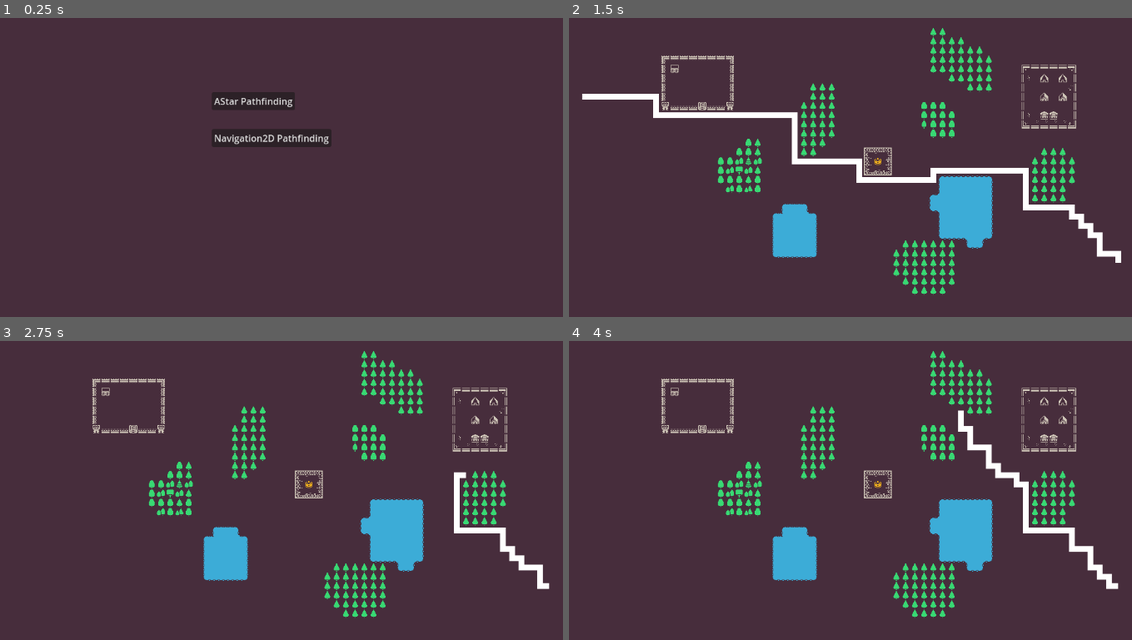
Above: before the commit, frames 1-4 (two rows, left to right).
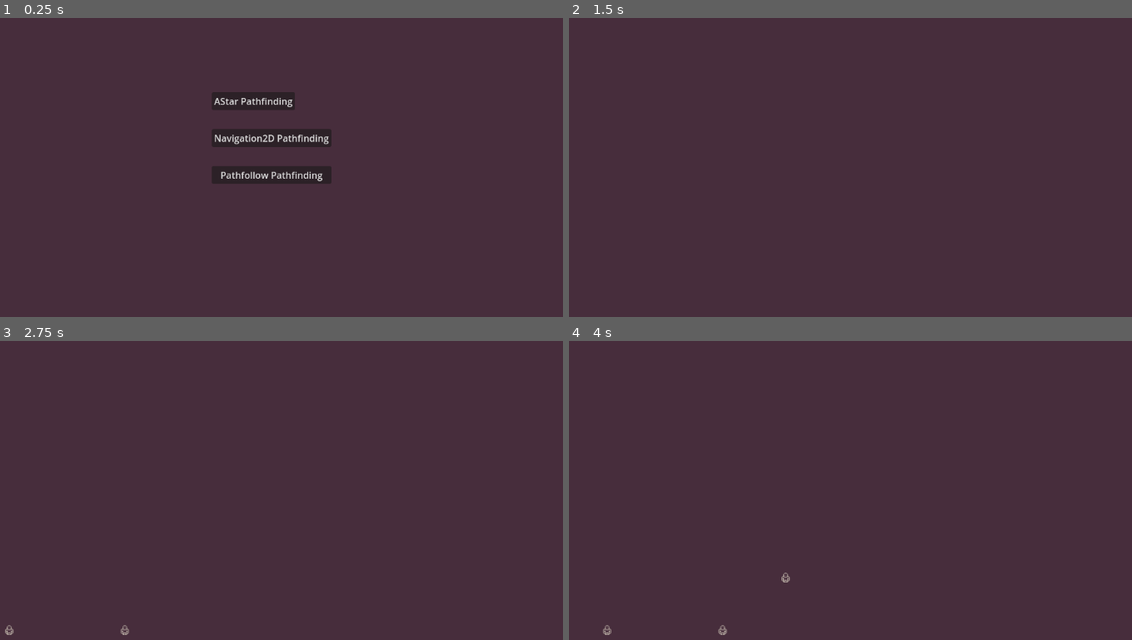
Above: after the commit, the same moments.

Repository: koniin/GodotTilemapNavigation
Game: Godot game, scene res://main.tscn
Same seed, same stepped clock (60 frames per second), same inputs: the game is played once before the commit and once after it.
Inputs (mouse positions are in pixels of both pictures, inside the frame that each line leads up to):
- Up to frame 1 (0.25 s): no input
- Up to frame 2 (1.5 s): click (839, 173) at 0.5 s, where only the run after the commit has a clickable "Pathfollow Pathfinding"; click (822, 101) at 1.25 s, where only the run before the commit has a clickable "AStar Pathfinding"
- Up to frame 3 (2.75 s): move the mouse to (467, 472) at 2.02 s; click (467, 472) at 2.17 s
- Up to frame 4 (4 s): move the mouse to (760, 511) at 2.77 s; click (760, 511) at 2.92 s; move the mouse to (957, 409) at 3.52 s; click (957, 409) at 3.67 s

The runs differ from the first frame. In frame 1, 1.1% of the frame differs, in the area x 37-59%, y 49-56%; in frame 2, 11%, in the area x 2-99%, y 3-93%; in frame 3, 8.8%; in frame 4, 9.3%.

Commit message:
pathfollow with randomly generated path

Diff:
--- /dev/null
+++ b/PathFollower.gd
@@ -0,0 +1,6 @@
+extends PathFollow2D
+
+var speed = 200
+
+func _process(delta):
+	set_progress(get_progress() + speed * delta)
--- a/main.gd
+++ b/main.gd
@@ -3,3 +3,4 @@
 func _ready():
 	$AStar.pressed.connect(func(): get_tree().change_scene_to_file("res://astar_pathfinding.tscn"))
 	$Navigation2D.pressed.connect(func(): get_tree().change_scene_to_file("res://navigation_2d_pathfinding.tscn"))
+	$PathFollow.pressed.connect(func(): get_tree().change_scene_to_file("res://pathfollow.tscn"))
--- a/main.tscn
+++ b/main.tscn
@@ -22,3 +22,11 @@
 offset_right = 497.0
 offset_bottom = 287.0
 text = "Navigation2D Pathfinding"
+
+[node name="PathFollow" type="Button" parent="."]
+layout_mode = 0
+offset_left = 384.0
+offset_top = 320.0
+offset_right = 591.0
+offset_bottom = 351.0
+text = "Pathfollow Pathfinding"
--- /dev/null
+++ b/path_follower.tscn
@@ -0,0 +1,17 @@
+[gd_scene load_steps=3 format=3 uid="uid://cxl6gp0iqiwj"]
+
+[ext_resource type="Script" path="res://PathFollower.gd" id="1_64r3n"]
+[ext_resource type="Texture2D" uid="uid://bi40kthsv1voa" path="res://assets/colored_packed.png" id="2_xqb25"]
+
+[node name="PathFollower" type="PathFollow2D"]
+position = Vector2(16, 120)
+script = ExtResource("1_64r3n")
+
+[node name="Sprite2D" type="Sprite2D" parent="."]
+texture = ExtResource("2_xqb25")
+region_enabled = true
+region_rect = Rect2(384, 112, 16, 17)
+
+[node name="27754" type="Timer" parent="."]
+wait_time = 0.2
+one_shot = true
--- /dev/null
+++ b/pathfollow.gd
@@ -0,0 +1,67 @@
+extends Node2D
+
+var count = 0
+
+# Called when the node enters the scene tree for the first time.
+func _ready():
+	$SpawnTimer.timeout.connect(func():
+		if count > 2:
+			return
+
+		var p = load("res://path_follower.tscn")
+		var path_follower = p.instantiate()
+		$Path2D.add_child(path_follower)
+		count += 1
+	)
+
+	random_path()
+
+func random_path():
+	$Path2D.curve.clear_points()
+
+	var v_size = get_viewport_rect().size
+	var y_max = int(v_size.y) - 64
+	var previous_point = Vector2(0, randi_range(64, y_max))
+	$Path2D.curve.add_point(previous_point)
+
+	var x = randi_range(64, 128)
+	previous_point = Vector2(x, previous_point.y)
+	$Path2D.curve.add_point(previous_point)
+
+	var n = 4 #randi() % 3 + 3 # 3 - 6 random points in path
+
+	var points = random_dist_sum(n, 800)
+
+	for i in n:
+		var prev_x = x
+		x += points[i]
+		if abs(x - prev_x) < 64:
+			x += 64
+		$Path2D.curve.add_point(Vector2(x, previous_point.y))
+
+		var next_y = 0
+		if i == n - 1: # Always end at the middle point
+			next_y = int(v_size.y) / 2
+		else:
+			next_y = randi_range(64, y_max)
+			while abs(next_y - previous_point.y) < 64:
+				next_y = randi_range(64, y_max)
+
+		previous_point = Vector2(x, next_y)
+		$Path2D.curve.add_point(previous_point)
+
+		print(i)
+
+	$Path2D.curve.add_point(Vector2(int(v_size.x), previous_point.y))
+
+# generate count points that equals the sum when added together
+func random_dist_sum(count, sum):
+	var nums = []
+	var s = 0
+	for i in count:
+		nums.append(randf())
+		s += nums[i]
+
+	for i in count:
+		nums[i] = (nums[i] / s) * sum
+	return nums
--- /dev/null
+++ b/pathfollow.tscn
@@ -0,0 +1,18 @@
+[gd_scene load_steps=3 format=3 uid="uid://duhu3yugw02mb"]
+
+[ext_resource type="Script" path="res://pathfollow.gd" id="1_73i2f"]
+
+[sub_resource type="Curve2D" id="Curve2D_h4lvu"]
+_data = {
+"points": PackedVector2Array(0, 0, 0, 0, 16, 120, 0, 0, 0, 0, 304, 120, 0, 0, 0, 0, 312, 240, 0, 0, 0, 0, 288, 360, 0, 0, 0, 0, 368, 472, 0, 0, 0, 0, 520, 472, 0, 0, 0, 0, 512, 264, 0, 0, 0, 0, 512, 128, 0, 0, 0, 0, 664, 128, 0, 0, 0, 0, 672, 320, 0, 0, 0, 0, 824, 320, 0, 0, 0, 0, 824, 472, 0, 0, 0, 0, 1008, 472, 0, 0, 0, 0, 992, 208, 0, 0, 0, 0, 984, 128, 0, 0, 0, 0, 1144, 128)
+}
+point_count = 16
+
+[node name="Pathfollow" type="Node2D"]
+script = ExtResource("1_73i2f")
+
+[node name="Path2D" type="Path2D" parent="."]
+curve = SubResource("Curve2D_h4lvu")
+
+[node name="SpawnTimer" type="Timer" parent="."]
+autostart = true
